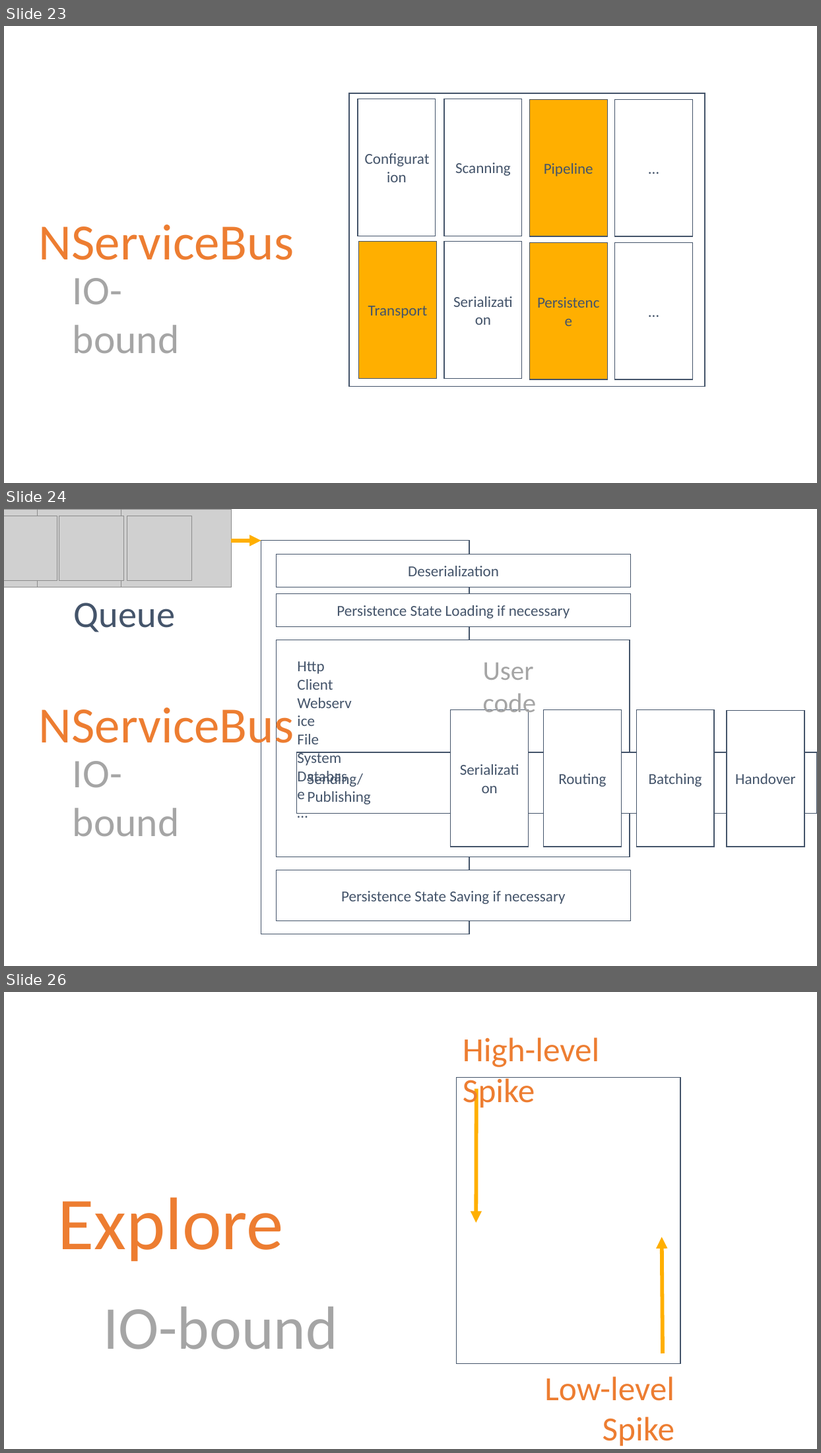
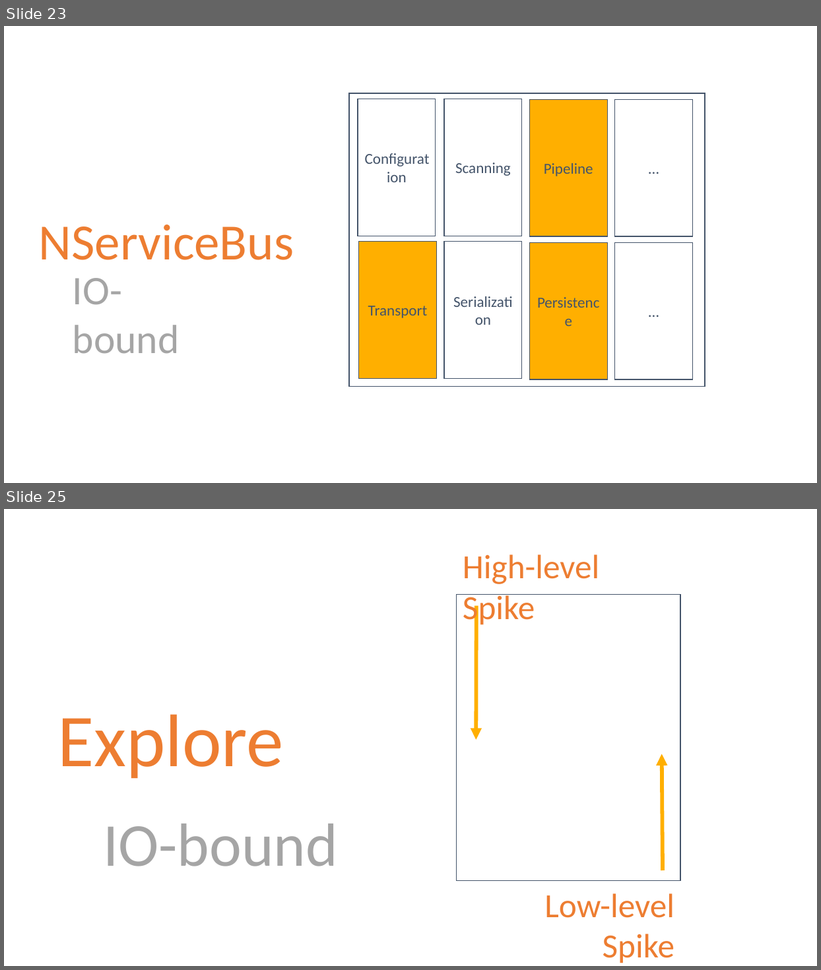
Before and after one commit to danielmarbach/RearchitectTowardsAsyncAwait, a slide deck: presentation.pptx. Shown one above the other, each under a label of ours: slides 23, 24 and 26 before the commit, slides 23 and 25 after it; the slides between them are not shown. The pictures are 821x1453 and 821x970 pixels, drawn with LibreOffice and Linux fonts; fonts in the diff are those of the drawing; grey boxes stand for pictures. Boxes give left, top, right and bottom in pixels: in the first picture for what was removed or moved away, otherwise in the second. Text is boxed around its words. In the diff, an @@ line names an element or a change of style, - is before the commit and + after.

```diff
--- a/presentation.pptx
+++ b/presentation.pptx
@@ slide 24 removed at [4, 509, 817, 966], background #FFFFFF @@
@@ picture removed at [4, 509, 65, 588] @@
@@ picture removed at [4, 516, 57, 580] @@
@@ picture removed at [37, 509, 148, 588] @@
@@ picture removed at [59, 516, 124, 580] @@
@@ picture removed at [121, 509, 231, 588] @@
@@ picture removed at [127, 516, 192, 580] @@
@@ arrow removed from (231, 541) to (261, 541) @@
@@ rectangle removed at [261, 541, 469, 935] @@
@@ rectangle removed at [276, 554, 631, 587] @@
-Deserialization
@@ text removed at [74, 603, 175, 632] @@
-Queue
@@ rectangle removed at [276, 593, 631, 626] @@
-Persistence State Loading if necessary
@@ rectangle removed at [276, 640, 630, 857] @@
@@ text removed at [297, 661, 341, 766] @@
-Http Client
-Webservice
-File System
-Database
-…
@@ text removed at [483, 663, 537, 719] @@
-User code
@@ text removed at [39, 700, 294, 755] @@
-NServiceBus
@@ group removed at [297, 710, 817, 847]: 5 rectangles @@
-Serialization
-Routing
-Batching
-Handover
@@ text removed at [73, 761, 180, 836] @@
-IO-bound
@@ text removed at [308, 771, 371, 805] @@
-Sending/Publishing
@@ rectangle removed at [276, 870, 631, 921] @@
-Persistence State Saving if necessary
@@ what was slide 26 is now slide 25 @@
```
Also in this commit, not shown: 18 slides changed, 8 slides added, 7 other slides removed, 1 other file.
